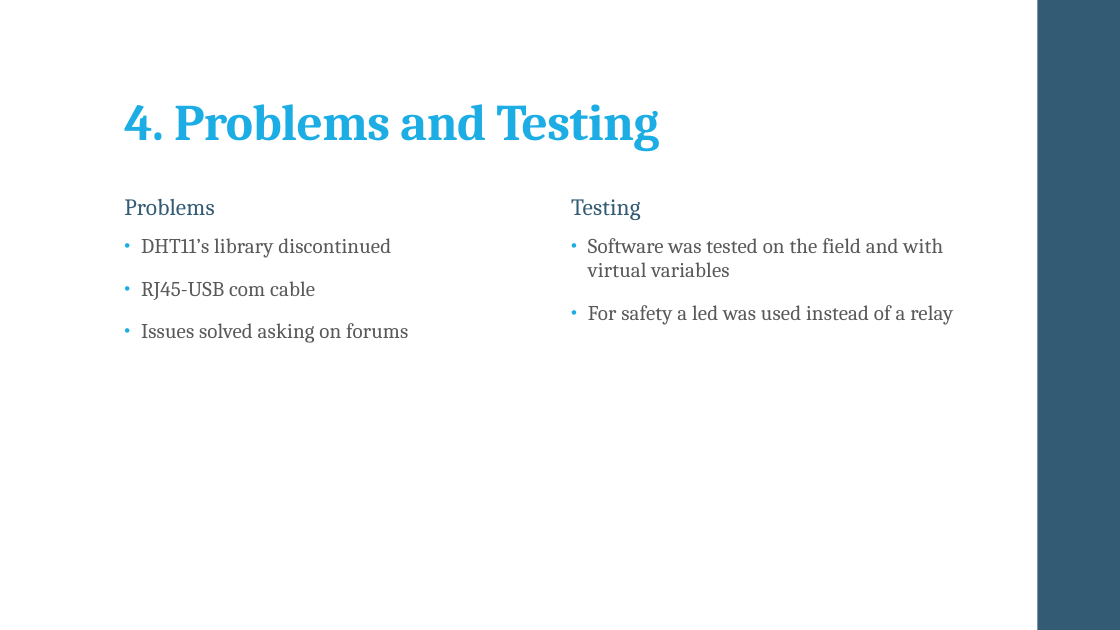
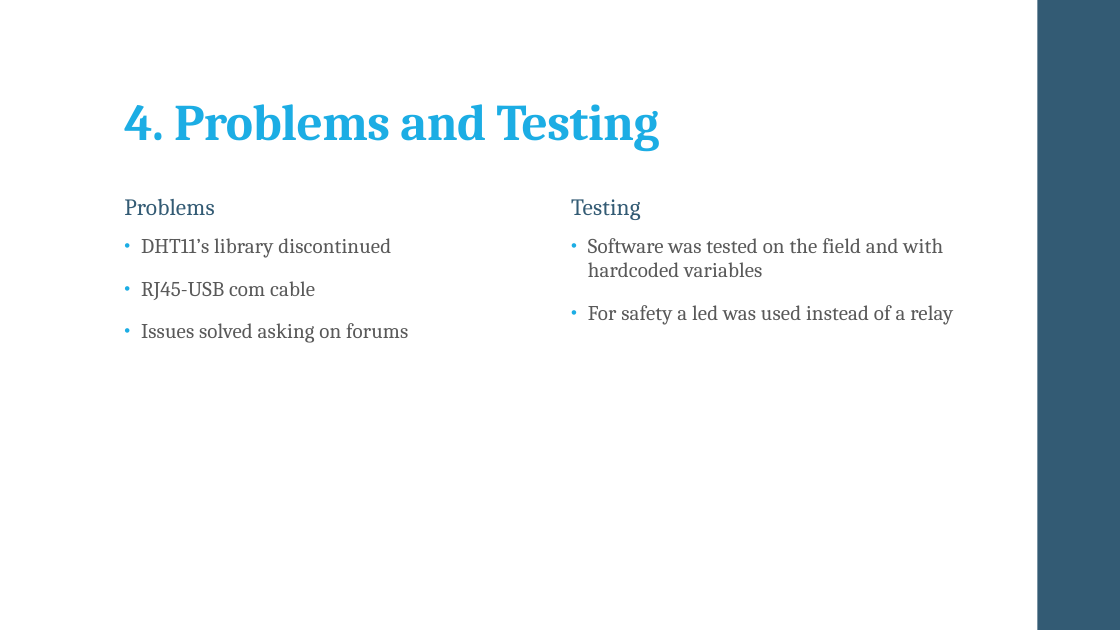
Before and after one commit to StivSha/RaspberryPi-DHT11-ACFan-Controller, a slide deck: slide 5 of PowerPoint.pptx. Drawn at 1120x630 pixels with LibreOffice and Linux fonts; fonts in the diff are those of the drawing. Boxes give left, top, right and bottom in pixels: in the first picture for what was removed or moved away, otherwise in the second. Text is boxed around its words. In the diff, an @@ line names an element or a change of style, - is before the commit and + after.

```diff
--- a/PowerPoint.pptx
+++ b/PowerPoint.pptx
@@ text at box(588, 238, 943, 277): text changed @@
-• Software was tested on the field and with virtual variables
+• Software was tested on the field and with hardcoded variables
```
Also in this commit, not shown: 2 other slides changed.
